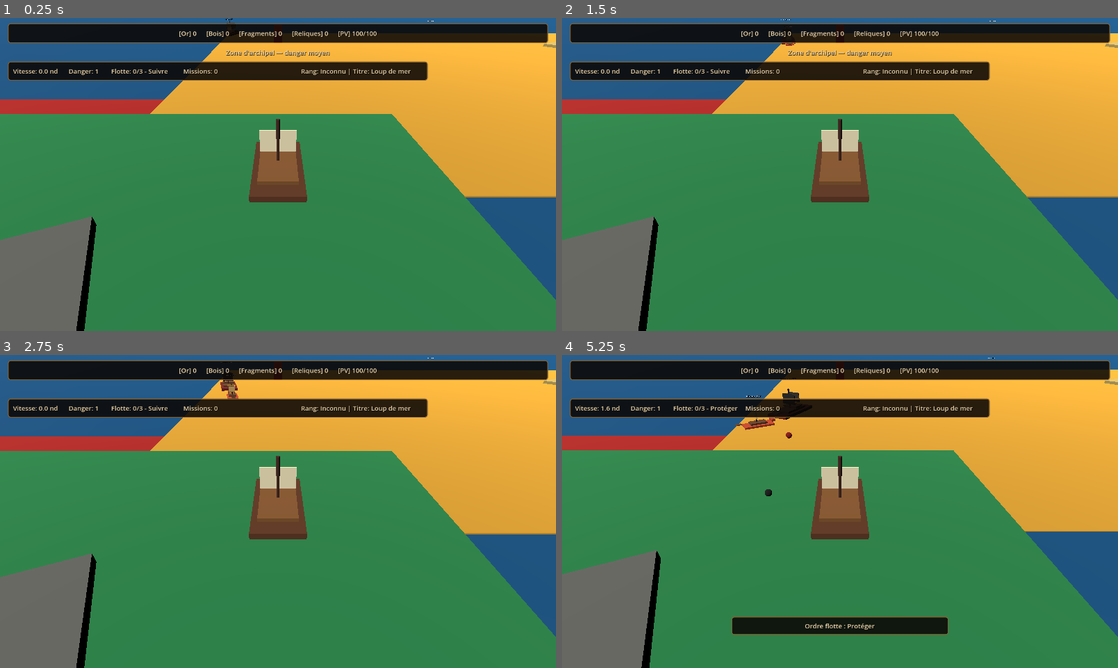
Above: before the commit, frames 1-4 (two rows, left to right).
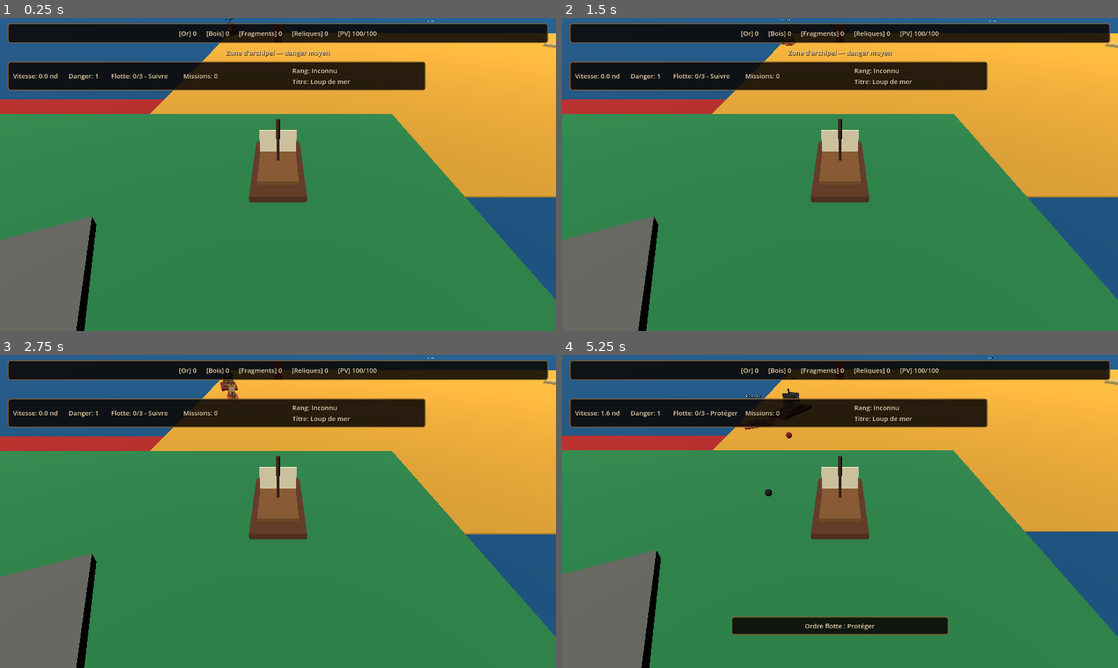
Above: after the commit, the same moments.

Repository: blou132/jeux-pirate
Game: Godot game, scene res://scenes/world/World.tscn
Two runs of this game, one before a commit and one after it. Both use one fixed random seed, a clock stepped at 60 frames per second and the inputs below.
Inputs (mouse positions are in pixels of both pictures, inside the frame that each line leads up to):
- Up to frame 1 (0.25 s): no input
- Up to frame 2 (1.5 s): tap Enter at 0.5 s; move the mouse to (962, 158) at 0.52 s; hold D 0.53-1.25 s; tap R at 0.6 s; click (962, 158) at 0.67 s; tap Space at 1.25 s; drag from (728, 190) to (812, 237) at 1.27 s
- Up to frame 3 (2.75 s): tap Enter at 2 s; move the mouse to (333, 442) at 2.02 s; hold D from 2.03 s (still down); hold Q from 2.03 s (still down)
- Up to frame 4 (5.25 s): release D at 2.75 s; release Q at 2.75 s; drag from (812, 574) to (673, 464) at 2.77 s; move the mouse to (1006, 558) at 3.52 s; hold A 3.53-4.25 s; tap F at 3.6 s; drag from (673, 464) to (756, 433) at 4.27 s; move the mouse to (867, 511) at 5.02 s; hold S from 5.03 s (still down); tap H at 5.1 s; click (867, 511) at 5.17 s

The runs differ from the first frame. In frame 1, 3.3% of the frame differs, in the area x 1-77%, y 13-24%; in frame 2, 3.3%; in frame 3, 3.3%; in frame 4, 3.4%.

Commit message:
fix: improve compact renown label layout

Diff:
--- a/scenes/ui/HUD.tscn
+++ b/scenes/ui/HUD.tscn
@@ -81,15 +81,16 @@
 text = "Flotte: 0/3 - Suivre"
 
 [node name="CompactQuestLabel" type="Label" parent="HUDRoot/CompactSailingPanel/CompactRow"]
-custom_minimum_size = Vector2(255, 0)
+custom_minimum_size = Vector2(235, 0)
 layout_mode = 2
 text = "Missions: 0"
 clip_text = true
 
 [node name="CompactReputationLabel" type="Label" parent="HUDRoot/CompactSailingPanel/CompactRow"]
-custom_minimum_size = Vector2(280, 0)
-layout_mode = 2
-text = "Rang: Inconnu | Titre: Loup"
+custom_minimum_size = Vector2(190, 0)
+layout_mode = 2
+text = "Rang: Inconnu
+Titre: Loup"
 clip_text = true
 
 [node name="LeftStatusPanel" type="PanelContainer" parent="HUDRoot"]
--- a/scripts/ui/HUD.gd
+++ b/scripts/ui/HUD.gd
@@ -446,7 +446,7 @@
 			String(view.get("next_title_name", "Maximum atteint")),
 			String(view.get("title_progress_text", "0 / 120")),
 		]
-	compact_reputation_label.text = "Rang: %s | Titre: %s" % [
+	compact_reputation_label.text = "Rang: %s\nTitre: %s" % [
 		_get_compact_rank_label(String(view.get("rank_name", "Inconnu"))),
 		_get_compact_title_label(String(view.get("title_name", "Loup de mer"))),
 	]
